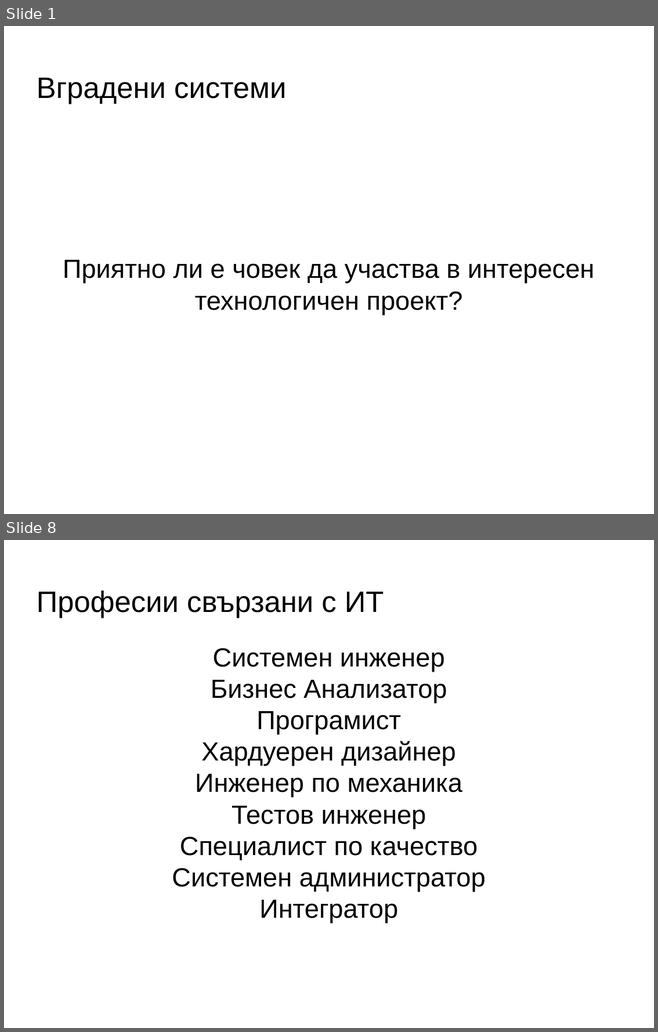
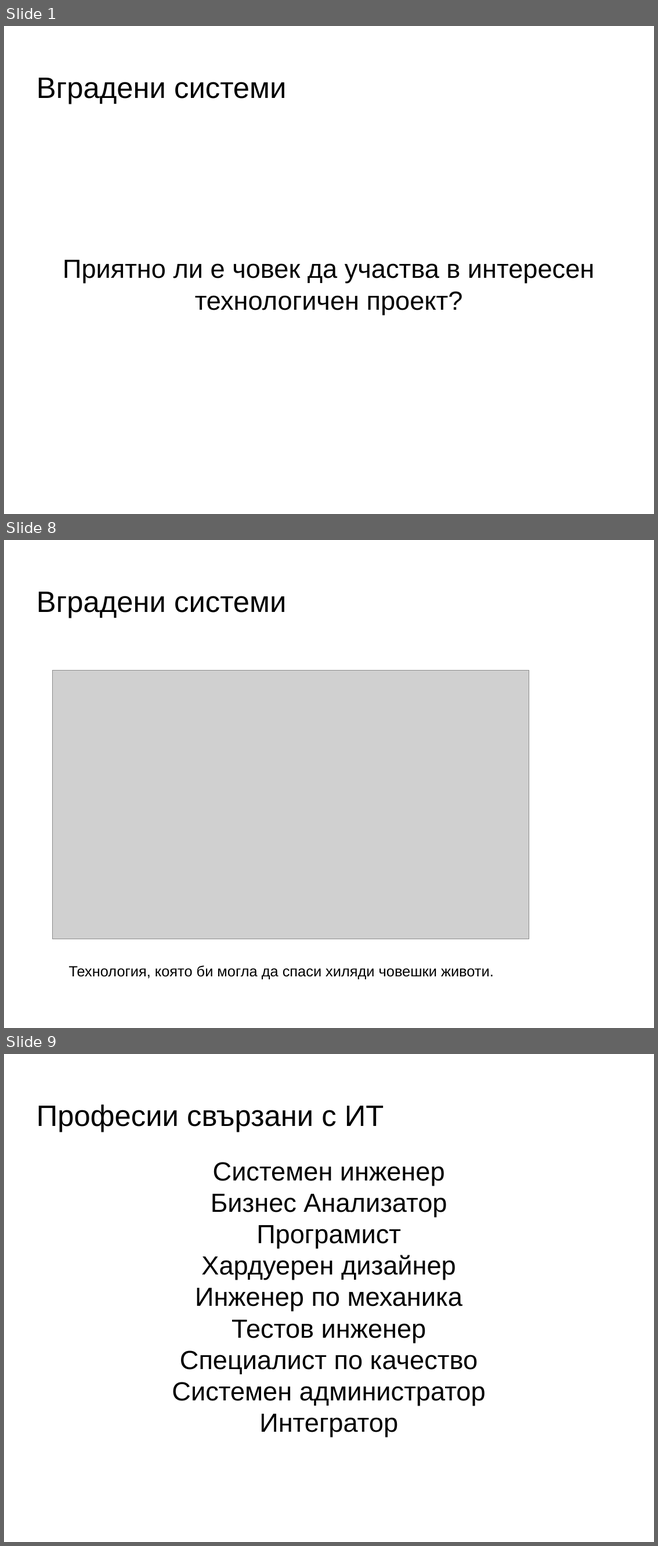
Before and after one commit to PavelKanazirev/RoleModelsInitiative, a slide deck: MentorSchoolEmbeddedSystems.odp. Shown one above the other, each under a label of ours: slides 1 and 8 before the commit, slides 1, 8 and 9 after it; the slides between them are not shown. The pictures are 658x1032 and 658x1546 pixels, drawn with LibreOffice and Linux fonts; fonts in the diff are those of the drawing; grey boxes stand for pictures; background and template pictures are left out. Boxes give left, top, right and bottom in pixels: in the first picture for what was removed or moved away, otherwise in the second. Text is boxed around its words. In the diff, an @@ line names an element or a change of style, - is before the commit and + after.

```diff
--- a/MentorSchoolEmbeddedSystems.odp
+++ b/MentorSchoolEmbeddedSystems.odp
@@ slide 8 added at [4,540,654,1028], background picture (left out) @@
@@ title added at [36,592,286,618], 36 pt, text #000000 @@
+Вградени системи
@@ picture added at [52,670,529,938] @@
@@ text added at [69,965,494,979], 18 pt, text #000000 @@
+Технология, която би могла да спаси хиляди човешки животи.
@@ what was slide 8 is now slide 9 @@
```
Also in this commit, not shown: 3 slides changed, 5 other slides added, 5 slides removed, 1 other file.
